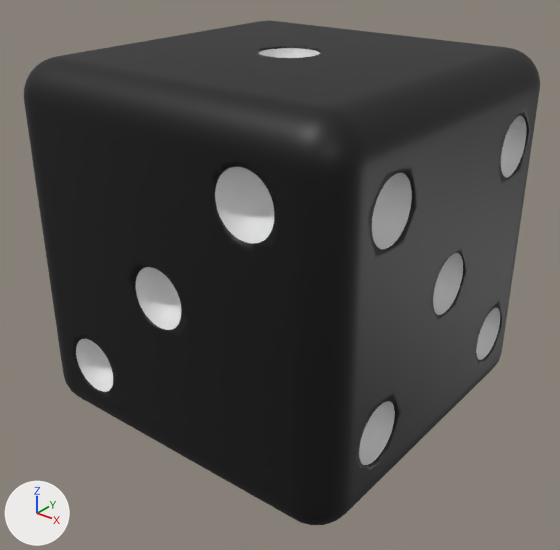
The glTF model static/dice.glb, before and after one commit.
One viewpoint serves both versions: a 50 mm camera at (3.1, -3.97, 2.12) aimed at (0.03, -0.13, -0.25). Every picture has the same lights, and +X, +Y and +Z are marked at lower left.

The older version as bpy lines, for what is in view:
```python
mat_material_001 = principled_material('Material.001')
mat_material_001.base_color = (0.0, 0.0, 0.0)  # black #000000
me_icosphere = bpy.data.meshes.new('Icosphere')
me_icosphere.from_pydata(...)  # 31972 vertices, 63940 faces; spans x -1.25..1.25, y -1.25..1.25, z -1.25..1.25
# faces by material slot: [24964, 38976]
me_icosphere.materials.append(mat_material_001)  # black #000000
me_icosphere.materials.append(mat_material_002)  # white #e7e7e7
ob_icosphere = bpy.data.objects.new('Icosphere', me_icosphere)
ob_icosphere.location = (0.0, 0.0, 0.0)
```
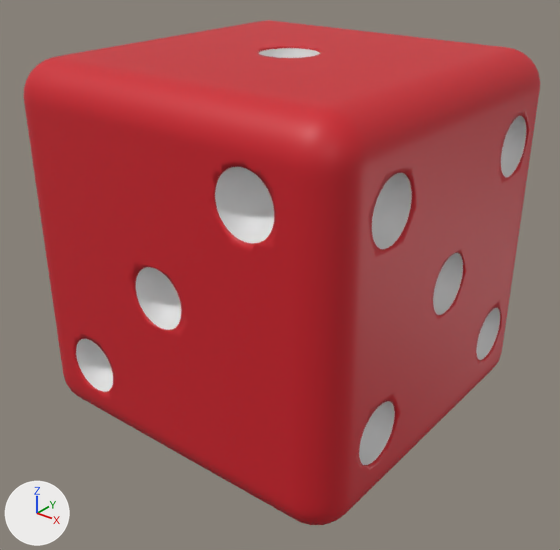
Commit message: Second Commit.

What the commit changed:
Material 'Material.001' (mat_material_001) changes colour from black #000000 to red #cf1b28; in linear values from (0.0, 0.0, 0.0) to (0.627, 0.011, 0.0215).

What differs and where, as boxes [x1, y1, x2, y2] in the pictures (560 x 550 px):
'Icosphere', recoloured (black to red): [24, 20, 540, 525] in both
